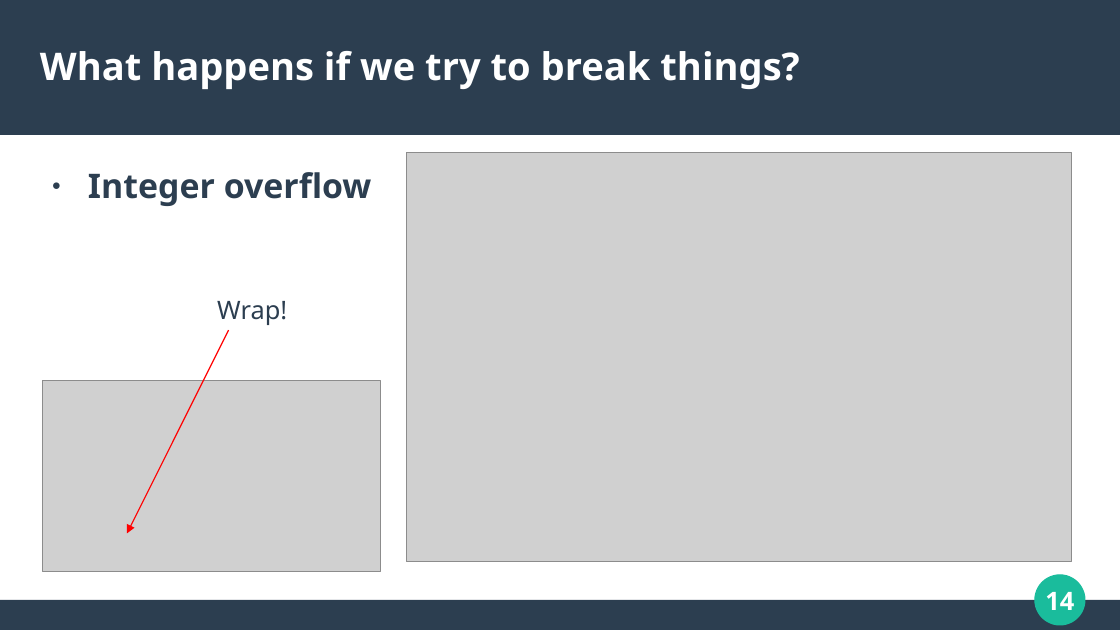
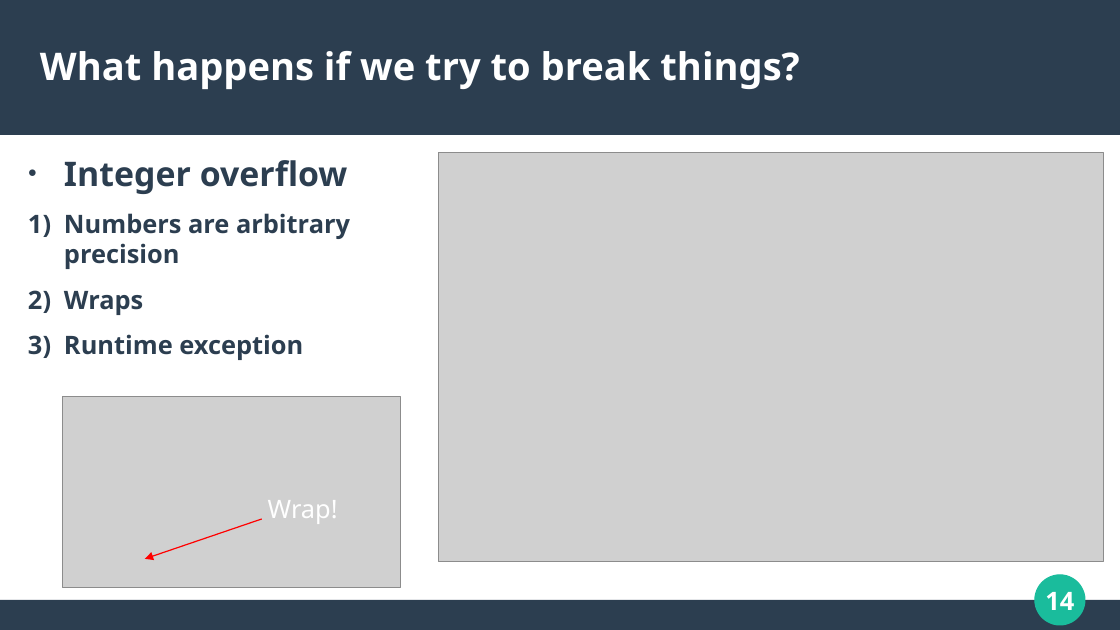
Before and after one commit to calvincramer/golang-training-1, a slide deck: slide 14 of presentation-1.odp. Drawn at 1120x630 pixels with LibreOffice and Linux fonts; fonts in the diff are those of the drawing; grey boxes stand for pictures. Boxes give left, top, right and bottom in pixels: in the first picture for what was removed or moved away, otherwise in the second. Text is boxed around its words. In the diff, an @@ line names an element or a change of style, - is before the commit and + after.

```diff
--- a/presentation-1.odp
+++ b/presentation-1.odp
@@ text "Integer overflow": place and size @@
-text "Integer overflow" at (88, 172, 372, 206)
+text "Integer overflow" at (64, 160, 350, 360)
@@ picture: place and size @@
-picture at (407, 152, 1071, 562)
+picture at (438, 152, 1103, 562)
@@ text at (64, 213, 350, 360): paragraphs added @@
+1) Numbers are arbitrary precision
+2) Wraps
+3) Runtime exception
@@ picture: place and size @@
-picture at (43, 381, 381, 571)
+picture at (62, 397, 400, 587)
@@ text "Wrap!": place and size @@
-text "Wrap!" at (217, 301, 287, 325)
+text "Wrap!" at (268, 500, 338, 524)
@@ text "Wrap!" at (268, 500, 338, 524): text colour #2C3E50 to #FFFFFF @@
@@ arrow moved from (229, 330) - (127, 534) to (262, 519) - (144, 559) @@
```
Also in this commit, not shown: 17 other slides changed, 1 other file.
